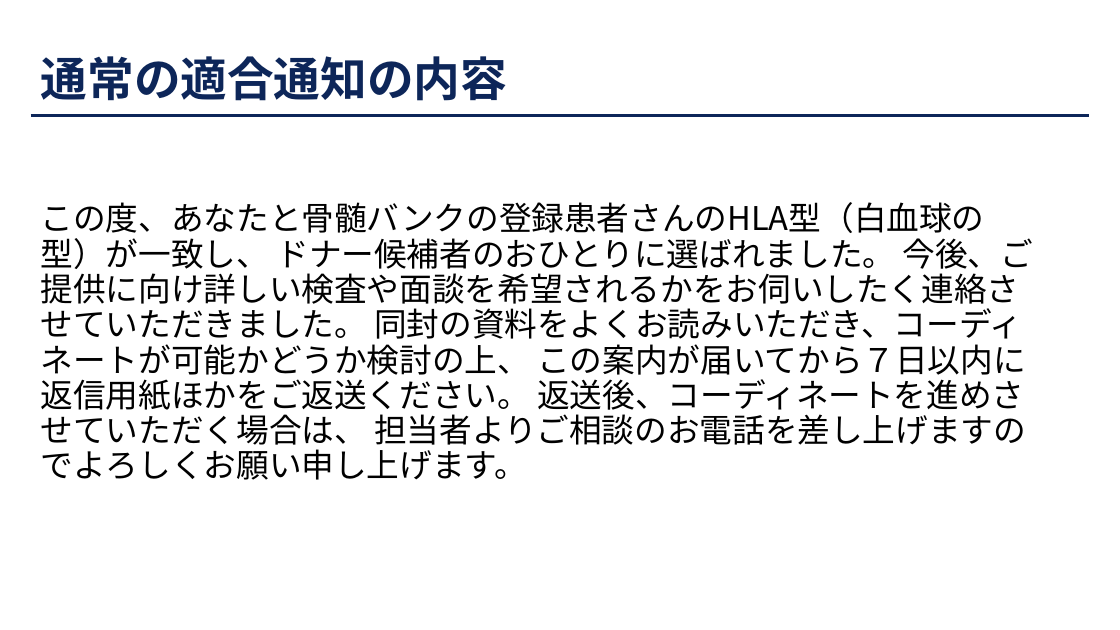
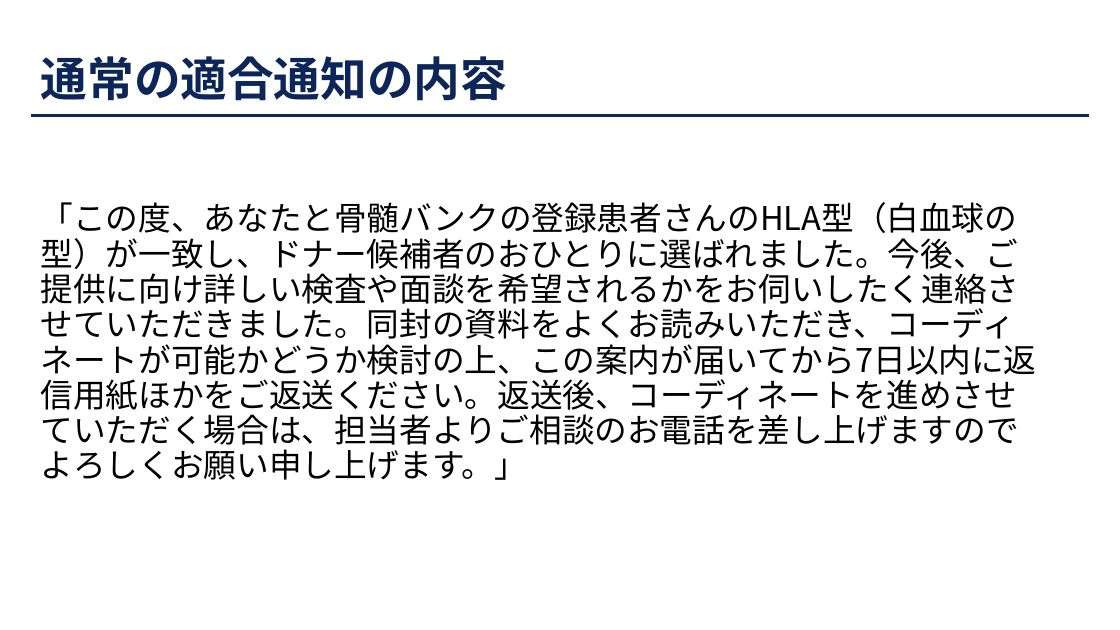
Before and after one commit to JMDP-behavioral-economics/RCT-Nudge, a slide deck: slide 8 of docs/slide/221014骨髄バンク介入実験分析.pptx. Drawn at 1120x630 pixels with LibreOffice and Linux fonts; fonts in the diff are those of the drawing. Boxes give left, top, right and bottom in pixels: in the first picture for what was removed or moved away, otherwise in the second. Text is boxed around its words. In the diff, an @@ line names an element or a change of style, - is before the commit and + after.

```diff
--- a/docs/slide/221014骨髄バンク介入実験分析.pptx
+++ b/docs/slide/221014骨髄バンク介入実験分析.pptx
@@ text at bbox=[41, 202, 1037, 480]: text changed @@
-この度、あなたと骨髄バンクの登録患者さんのHLA型（白血球の型）が一致し、 ドナー候補者のおひとりに選ばれました。 今後、ご提供に向け詳しい検査や面談を希望されるかをお伺いしたく連絡させていただきました。 同封の資料をよくお読みいただき、コーディネートが可能かどうか検討の上、 この案内が届いてから７日以内に返信用紙ほかをご返送ください。 返送後、コーディネートを進めさせていただく場合は、 担当者よりご相談のお電話を差し上げますのでよろしくお願い申し上げます。
+「この度、あなたと骨髄バンクの登録患者さんのHLA型（白血球の型）が一致し、ドナー候補者のおひとりに選ばれました。今後、ご提供に向け詳しい検査や面談を希望されるかをお伺いしたく連絡させていただきました。同封の資料をよくお読みいただき、コーディネートが可能かどうか検討の上、この案内が届いてから7日以内に返信用紙ほかをご返送ください。返送後、コーディネートを進めさせていただく場合は、担当者よりご相談のお電話を差し上げますのでよろしくお願い申し上げます。」
```
Also in this commit, not shown: 8 other slides changed, 2 slides added, 2 slides removed, 4 other files.
